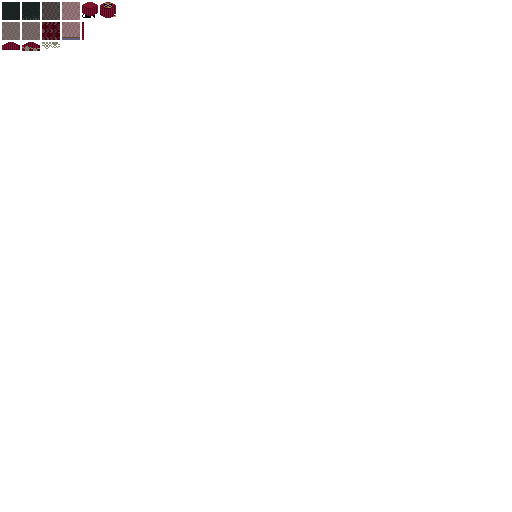
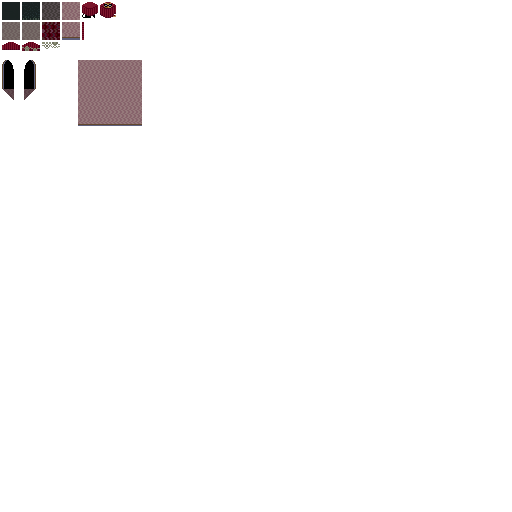
Layered file, before and after one edit (512px x 512px). Changes by layer:
added layer "platformbase" above "platformpattern" over [left=78, top=124, right=142, bottom=126]
added layer "platformpattern" above "platform" over [left=78, top=60, right=142, bottom=124]
added layer "platform" above "door_right" over [left=78, top=60, right=142, bottom=124]
added layer "door_right" above "door_downleft" over [left=24, top=60, right=36, bottom=100]
added layer "door_downleft" above "redfencehoriz" over [left=2, top=60, right=14, bottom=100]
